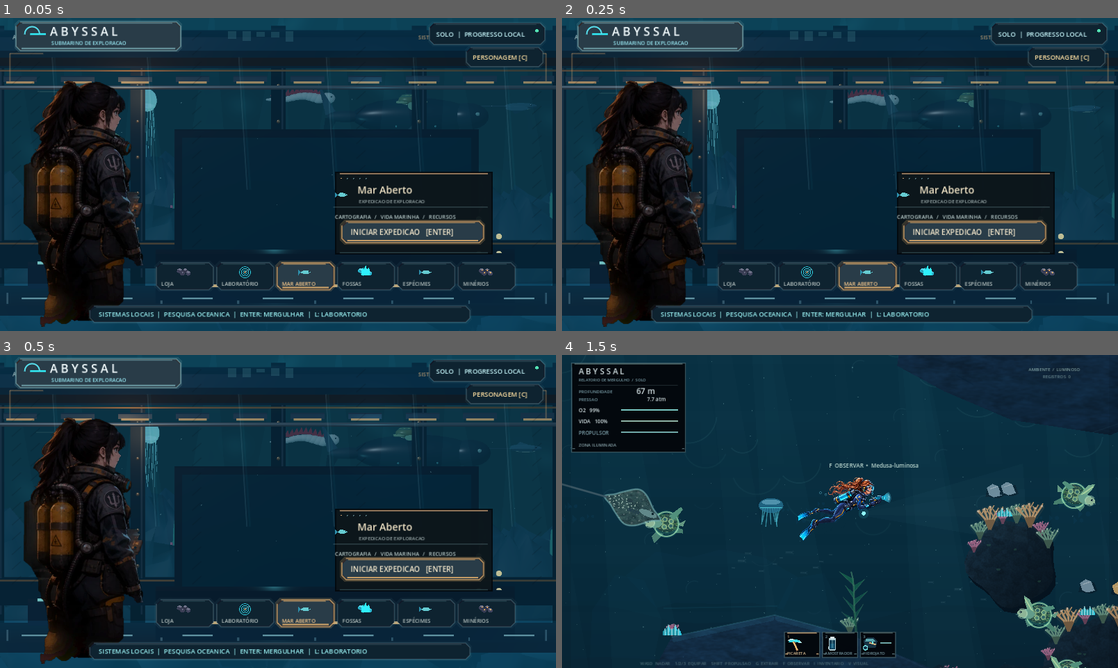
Above: before the commit, frames 1-4 (two rows, left to right).
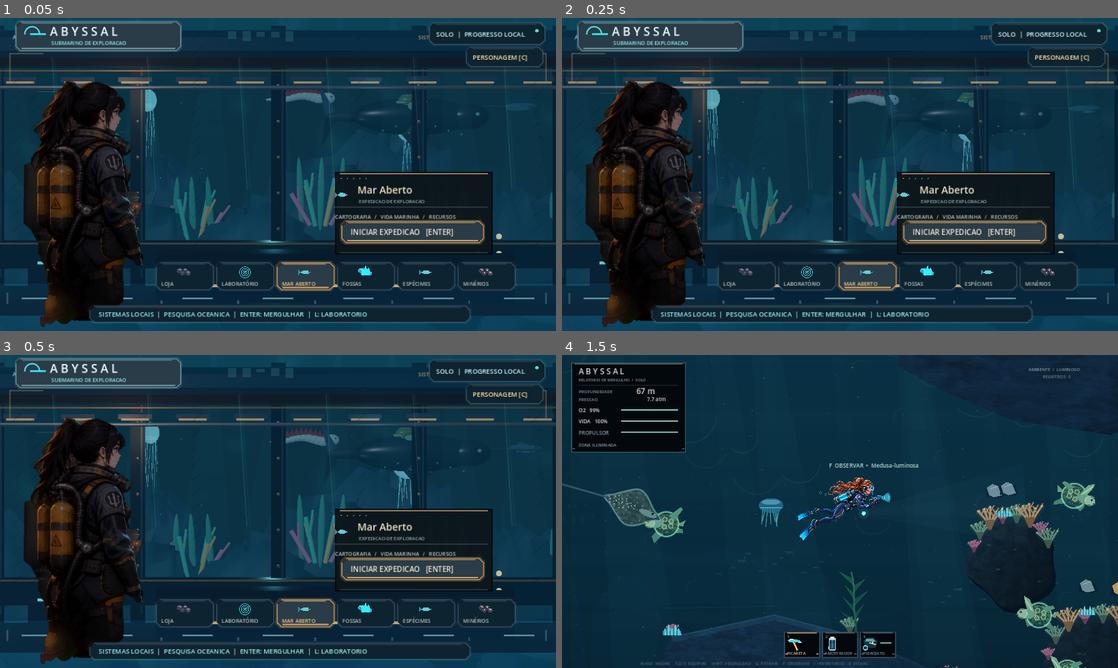
Above: after the commit, the same moments.

Repository: Esaneto/Abyssal-Godot
Game: Godot game, scene res://scenes/main.tscn
Same seed, same stepped clock (60 frames per second), same inputs: the game is played once before the commit and once after it.
Inputs (mouse positions are in pixels of both pictures, inside the frame that each line leads up to):
- Up to frame 1 (0.05 s): no input
- Up to frame 2 (0.25 s): no input
- Up to frame 3 (0.5 s): no input
- Up to frame 4 (1.5 s): tap Enter at 0.5 s; move the mouse to (962, 495) at 0.52 s; hold D (move_right) 0.53-1.25 s; hold Shift (boost) 0.53-1.25 s; click (962, 495) at 0.67 s; tap Space at 0.77, 1.07 s; drag from (728, 527) to (812, 574) at 1.27 s

The runs differ from the first frame. In frame 1, 5.4% of the frame differs, in the area x 31-84%, y 35-74%; in frame 2, 5.4%; in frame 3, 5.4%; in frame 4, nothing differs.

Commit message:
Open the submarine panorama by shrinking obsolete wall-sized monitor to deck-mounted sonar

Diff:
--- a/scripts/visuals3d/cabin_renderer.gd
+++ b/scripts/visuals3d/cabin_renderer.gd
@@ -189,10 +189,12 @@
 	# Actual 3D consoles sit behind the existing interactive Godot menu.
 	Shapes.box(stage,"Main command pedestal",Vector3(1.35,-1.72,2.55),
 		Vector3(8.5,1.28,1.6),Color("#202b42"),0.58)
-	Shapes.box(stage,"Beveled display bezel",Vector3(1.15,0.0,1.64),
-		Vector3(7.2,3.48,0.36),Color("#1b2c41"),0.56)
-	Shapes.box(stage,"Satin display glass",Vector3(1.15,0.0,1.84),
-		Vector3(6.85,3.15,0.05),Color("#0b3042"),0.34,0.25)
+	# Remove the old wall-sized black screen. It obscured the living ocean.
+	# Compact physical instrumentation stays on the dashboard below the glass.
+	Shapes.box(stage,"Compact sonar bezel",Vector3(2.38,-1.29,2.10),
+		Vector3(1.98,0.70,0.22),Color("#1b2c41"),0.46)
+	Shapes.box(stage,"Live sonar glass",Vector3(2.38,-1.29,2.24),
+		Vector3(1.79,0.55,0.04),Color("#153d49"),0.28,0.10)
 	for i in range(13):
 		var x := -2.0+float(i)*0.54
 		Shapes.box(stage,"Copper capacitive strip",Vector3(x,-1.83,3.39),
